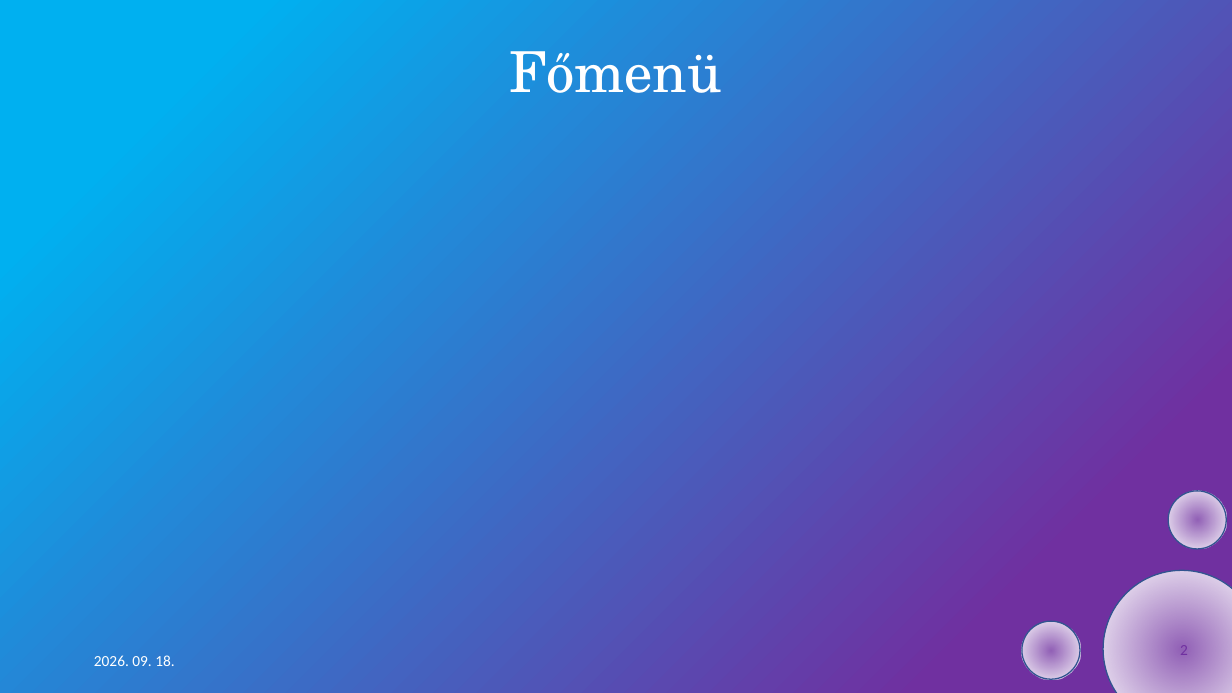
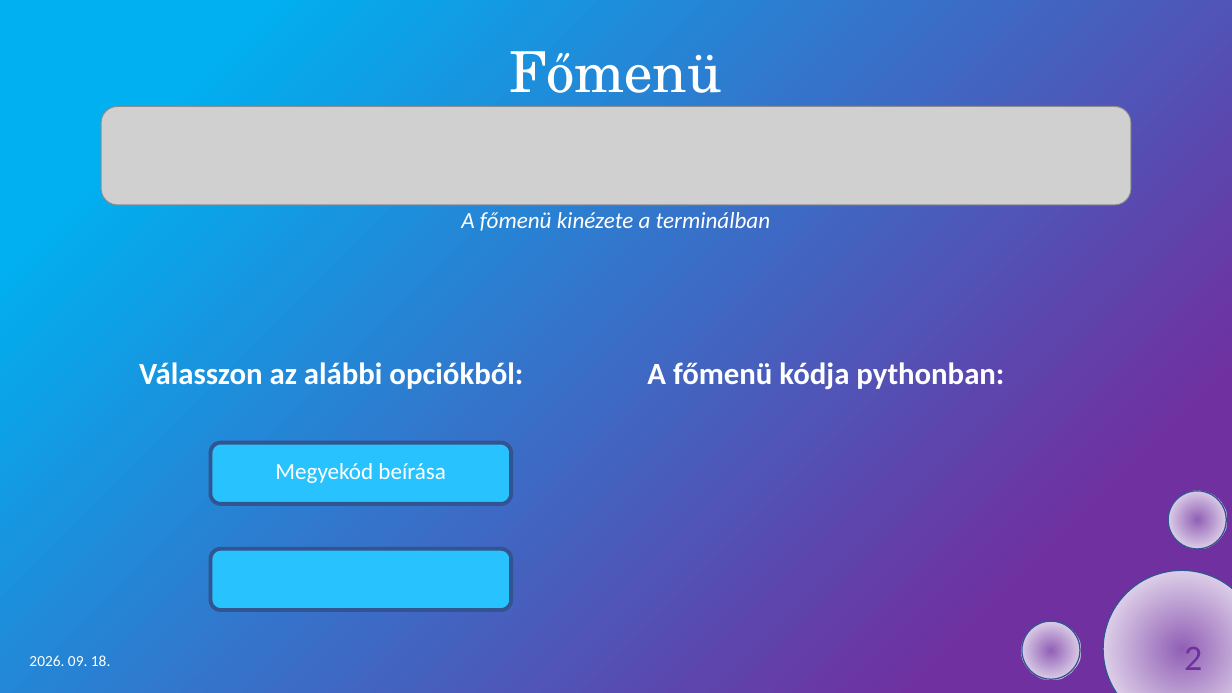
Before and after one commit to Almagyar/nepesseg2025, a slide deck: slide 2 of Népesség 2025 projekt.pptx. Drawn at 1232x693 pixels with LibreOffice and Linux fonts; fonts in the diff are those of the drawing; grey boxes stand for pictures. Boxes give left, top, right and bottom in pixels: in the first picture for what was removed or moved away, otherwise in the second. Text is boxed around its words. In the diff, an @@ line names an element or a change of style, - is before the commit and + after.

```diff
--- a/Népesség 2025 projekt.pptx
+++ b/Népesség 2025 projekt.pptx
@@ picture added at box(101, 106, 1131, 205) @@
@@ text added at box(461, 212, 771, 231), 18 pt, text #FFFFFF, italic @@
+A főmenü kinézete a terminálban
@@ text added at box(139, 362, 523, 389), 24 pt, text #FFFFFF, bold @@
+Válasszon az alábbi opciókból:
@@ text added at box(647, 362, 1004, 389), 24 pt, text #FFFFFF, bold @@
+A főmenü kódja pythonban:
@@ rounded rectangle added at box(211, 443, 511, 504), fill #28C2FF, outline #325491 3 pt @@
@@ text added at box(275, 463, 446, 483), 18 pt, text #FFFFFF @@
+Megyekód beírása
@@ rounded rectangle added at box(211, 549, 511, 610), fill #28C2FF, outline #325491 3 pt @@
@@ text "2026. 09. 18.": place and size @@
-text "2026. 09. 18." at box(94, 655, 174, 666)
+text "2026. 09. 18." at box(29, 655, 110, 666)
@@ page number at box(1184, 647, 1202, 670): size 12 to 28 pt @@
```
Also in this commit, not shown: 1 other slide changed, 2 other files.
